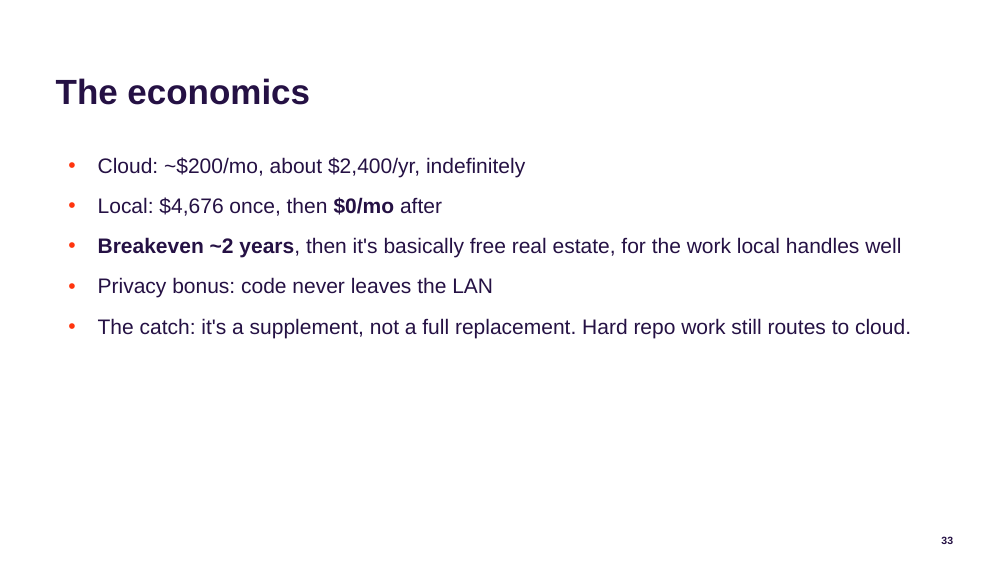
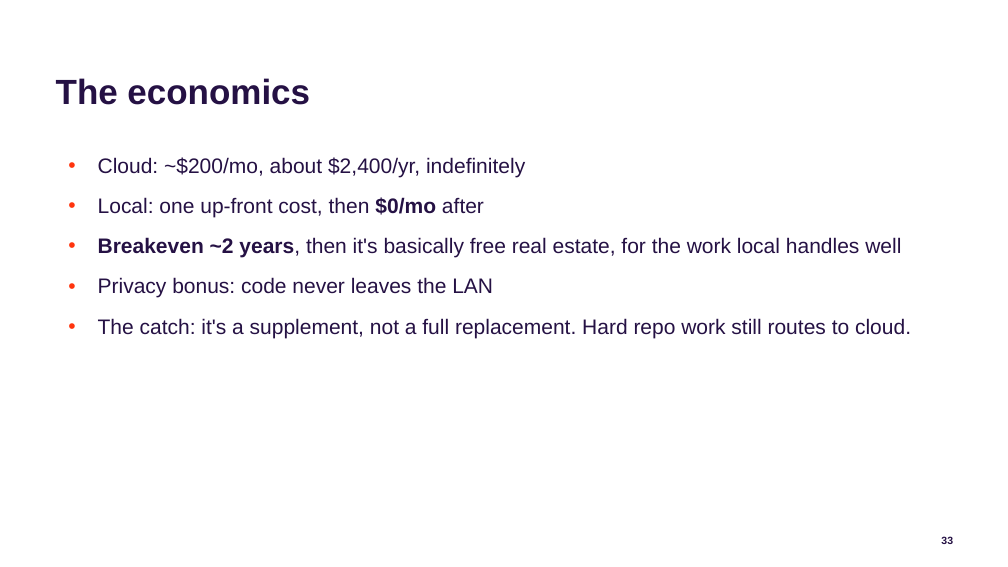
Before and after one commit to jconnolly/local-llm-pi5, a slide deck: slide 33 of local-llm-datasociety.pptx. Drawn at 1008x567 pixels with LibreOffice and Linux fonts; fonts in the diff are those of the drawing; background and template pictures are left out. Boxes give left, top, right and bottom in pixels: in the first picture for what was removed or moved away, otherwise in the second. Text is boxed around its words. In the diff, an @@ line names an element or a change of style, - is before the commit and + after.

```diff
--- a/local-llm-datasociety.pptx
+++ b/local-llm-datasociety.pptx
@@ text at [98,197,484,218]: text changed @@
-• Local: $4,676 once, then $0/mo after
+• Local: one up-front cost, then $0/mo after
```
Also in this commit, not shown: 6 other slides changed, 3 other files.
